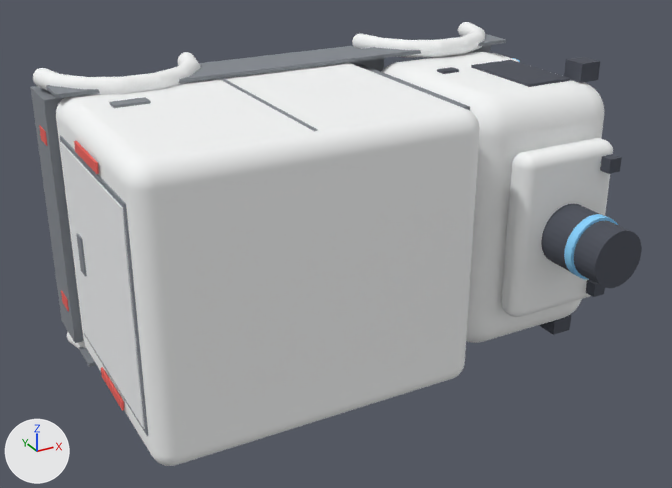
Before and after pictures for a commit that changed the glTF model bodies/hakoniwa_car/generated/parts/vehicle.glb.
The view is the same before and after, from a 50 mm camera at (-1.83, -3.7, 1.51) aimed at (-0.08, -0.54, -0.08). Lighting does not change. The marker at lower left points along +X, +Y and +Z. The older version comes first. Where no turn or scale is listed for an object, it has been applied to the vertices.

Objects in the first picture: 'cab_edge3_visual', 'cab_edge5_visual', 'cargo_edge3_visual', 'cargo_edge5_visual', 'cargo_edge9_visual', 'cargo_y_visual', 'cargo_z_visual', 'lidar_ring_visual', 'lidar_top_visual', 'rear_bumper_visual', 'rear_door_visual', 'rear_reflector_left_visual', 'rear_reflector_right_visual', 'roof_pod_z_visual', 'side_band_left_visual', 'tail_light_left_visual', 'tail_light_right_visual' and 56 more.
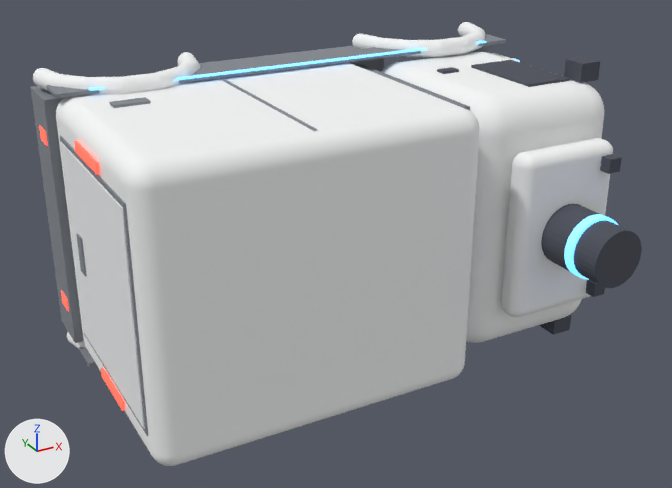
What changed in the scene script:
```text
Change mat_material_4:
    add mat_material_4.emission_strength = 2.0
    add mat_material_4.emission_color = (0.1, 0.45, 1.0)  # blue #59b3ff
Change mat_material_6:
    mat_material_6.base_color: (0.851, 0.122, 0.102) -> (0.878, 0.89, 0.902)  # red #ee625a -> white #f1f2f4
Add mat_material_7:
    mat_material_7 = principled_material('Material_7')
    mat_material_7.base_color = (0.851, 0.122, 0.102)  # red #ee625a
    mat_material_7.roughness = 0.9
    mat_material_7.emission_color = (1.0, 0.06, 0.03)  # red #ff4530
    mat_material_7.emission_strength = 2.0
Change me_geometry_119:
    where me_geometry_119.from_pydata(...)  # 8 vertices, 12 faces; spans x -0.003..0.003, y -0.4..0.4, z -0.42..0.42
    remove me_geometry_119.materials.append(mat_material_5)  # white #f1f2f4
    add me_geometry_119.materials.append(mat_material_6)  # white #f1f2f4
Change me_geometry_121:
    where me_geometry_121.from_pydata(...)  # 8 vertices, 12 faces; spans x -0.004..0.004, y -0.14..0.14, z -0.02..0.02
    remove me_geometry_121.materials.append(mat_material_6)  # red #ee625a
    add me_geometry_121.materials.append(mat_material_7)  # red #ee625a, glowing red #ff4530
Change me_geometry_122:
    where me_geometry_122.from_pydata(...)  # 8 vertices, 12 faces; spans x -0.004..0.004, y -0.14..0.14, z -0.02..0.02
    remove me_geometry_122.materials.append(mat_material_6)  # red #ee625a
    add me_geometry_122.materials.append(mat_material_7)  # red #ee625a, glowing red #ff4530
Change me_geometry_123:
    where me_geometry_123.from_pydata(...)  # 8 vertices, 12 faces; spans x -0.004..0.004, y -0.05..0.05, z -0.03..0.03
    remove me_geometry_123.materials.append(mat_material_6)  # red #ee625a
    add me_geometry_123.materials.append(mat_material_7)  # red #ee625a, glowing red #ff4530
Change me_geometry_124:
    where me_geometry_124.from_pydata(...)  # 8 vertices, 12 faces; spans x -0.004..0.004, y -0.05..0.05, z -0.03..0.03
    remove me_geometry_124.materials.append(mat_material_6)  # red #ee625a
    add me_geometry_124.materials.append(mat_material_7)  # red #ee625a, glowing red #ff4530
Add me_geometry_76_1:
    me_geometry_76_1.from_pydata([(-0.95, 0.01, 0.0), (-0.95, -0.01, 0.0), (-0.95, 0.01, 0.0), (-0.95, -0.01, 0.0), (0.95, 0.01, 0.0), (0.95, -0.01, 0.0), (0.95, 0.01, 0.0), (0.95, -0.01, 0.0)], [], [(1, 3, 0), (4, 1, 0), (0, 3, 2), (2, 4, 0), (1, 7, 3), (5, 1, 4), (5, 7, 1), (3, 7, 2), (6, 4, 2), (2, 7, 6), (6, 5, 4), (7, 5, 6)])
    me_geometry_76_1.materials.append(mat_material_4)  # blue #89d3ff, glowing blue #59b3ff
Add ob_side_led_left_visual:
    ob_side_led_left_visual = bpy.data.objects.new('side_led_left_visual', me_geometry_76_1)
    ob_side_led_left_visual.location = (0.0, -0.13, 0.605)
```

Boxes [x1, y1, x2, y2] around the edits, measured in the pictures (672 x 488 px):
'lidar_ring_visual', recoloured, surface changed (lighter)
    both: [564, 214, 618, 279]
'side_led_left_visual', added
    after: [89, 41, 486, 91]
'tail_light_left_visual', recoloured (lighter)
    both: [74, 141, 99, 174]
'tail_light_right_visual', recoloured (lighter)
    both: [101, 367, 124, 411]
'rear_reflector_left_visual', recoloured
    both: [39, 126, 48, 146]
'rear_reflector_right_visual', recoloured
    both: [61, 290, 69, 312]
